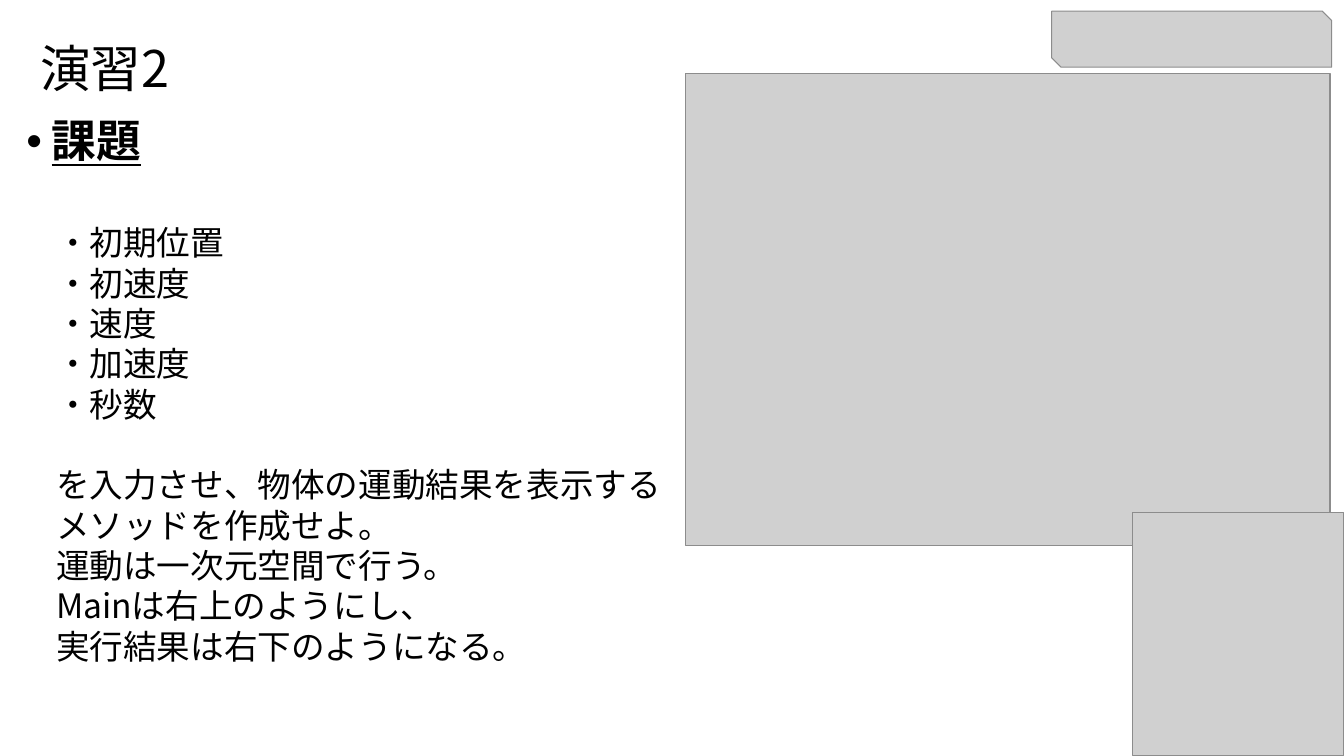
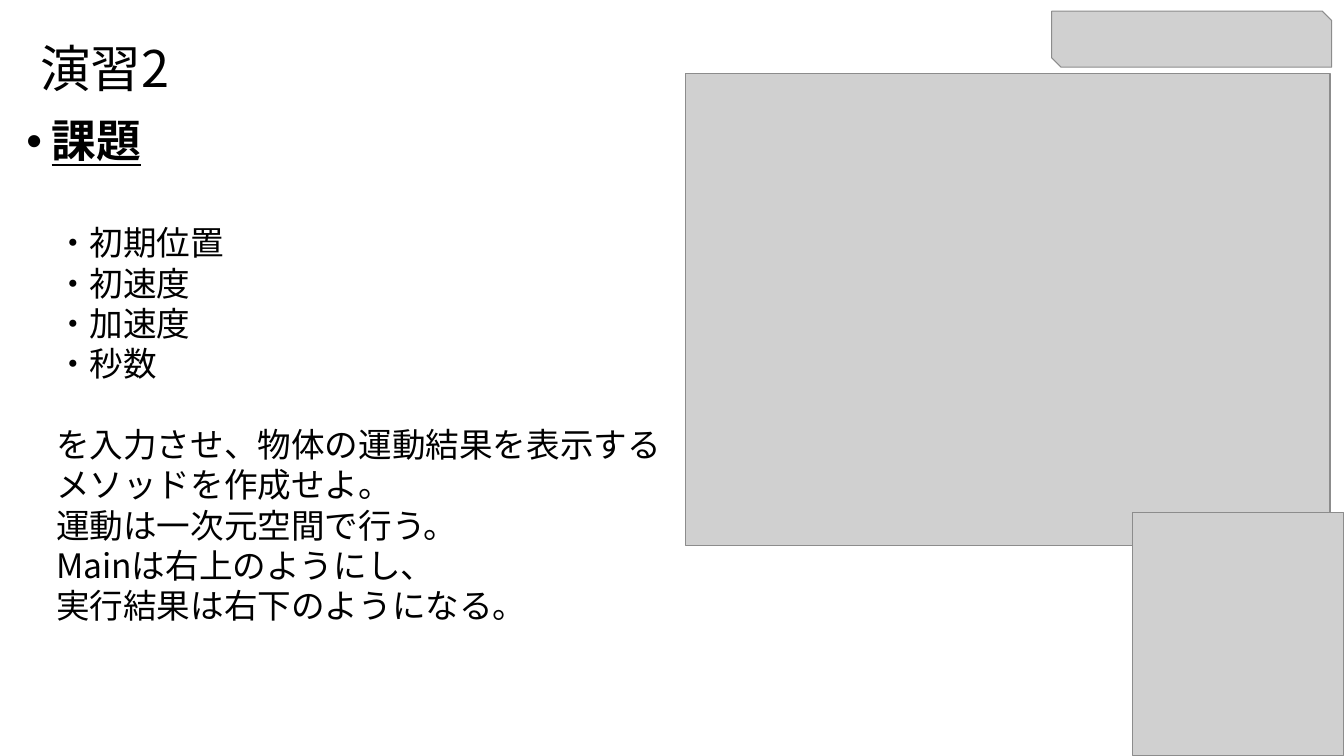
Before and after one commit to MahiroCreative/GameEngine, a slide deck: slide 11 of 1.studyCS1(コンストラクタと継承まで)/Ge1_5_メソッド(関数).pptx. Drawn at 1344x756 pixels with LibreOffice and Linux fonts; fonts in the diff are those of the drawing; grey boxes stand for pictures. Boxes give left, top, right and bottom in pixels: in the first picture for what was removed or moved away, otherwise in the second. Text is boxed around its words. In the diff, an @@ line names an element or a change of style, - is before the commit and + after.

```diff
--- a/1.studyCS1(コンストラクタと継承まで)/Ge1_5_メソッド(関数).pptx
+++ b/1.studyCS1(コンストラクタと継承まで)/Ge1_5_メソッド(関数).pptx
@@ text at [56, 307, 157, 339]: paragraph removed @@
-・速度
```
